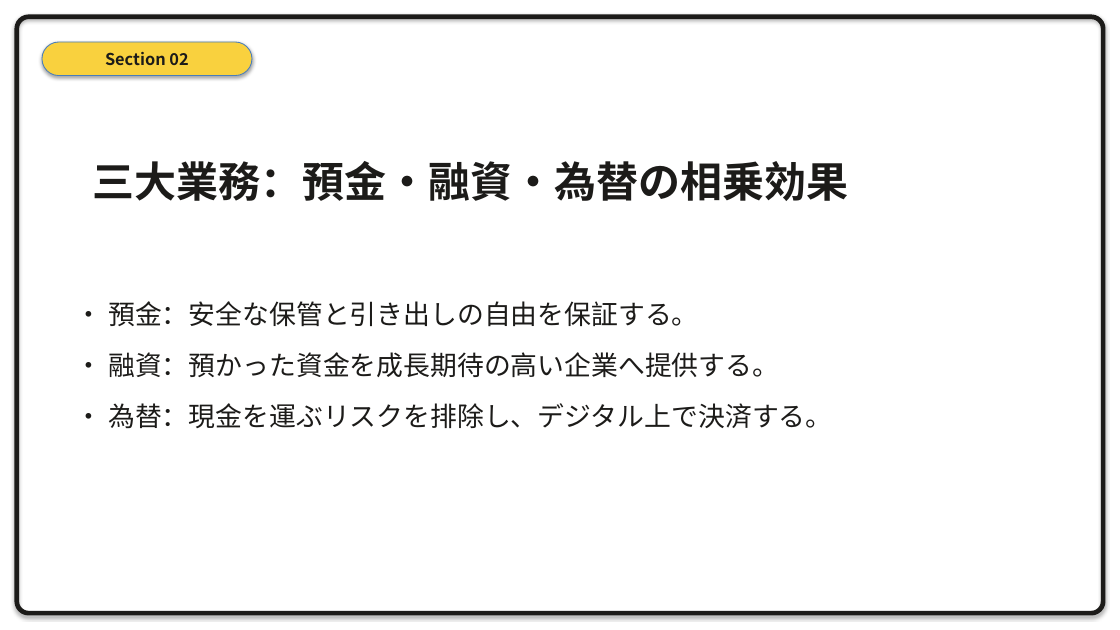
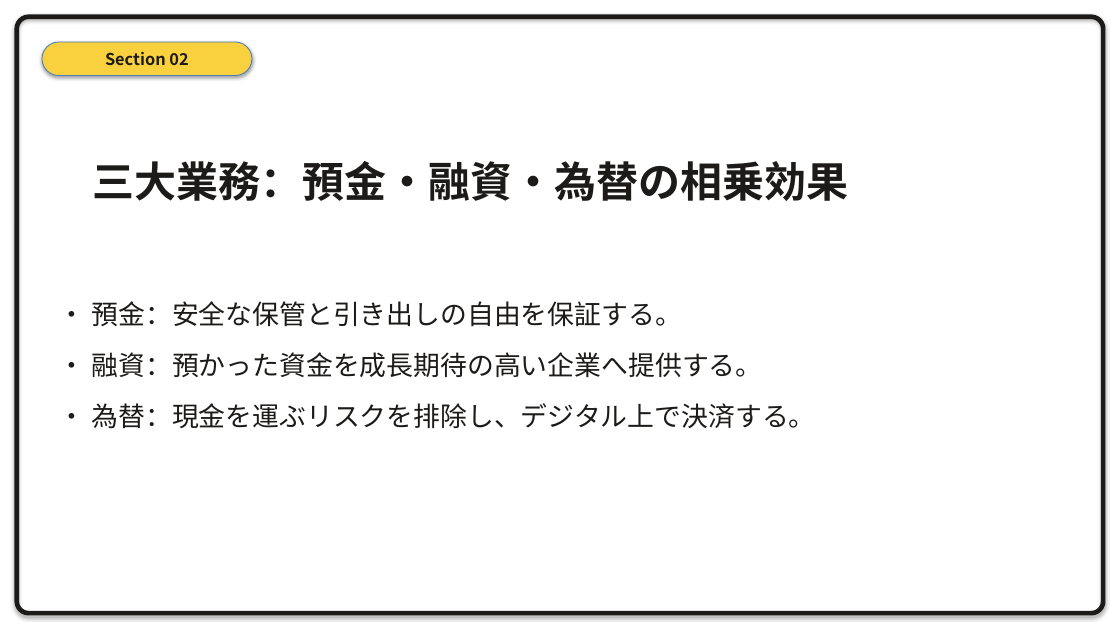
Before and after one commit to xilicrysta/bank-pptx, a slide deck: slide 7 of design-strategy/bank_strategy_presentation.pptx. Drawn at 1120x630 pixels with LibreOffice and Linux fonts; fonts in the diff are those of the drawing. Boxes give left, top, right and bottom in pixels: in the first picture for what was removed or moved away, otherwise in the second. Text is boxed around its words. In the diff, an @@ line names an element or a change of style, - is before the commit and + after.

```diff
--- a/design-strategy/bank_strategy_presentation.pptx
+++ b/design-strategy/bank_strategy_presentation.pptx
@@ text "• 預金：安全な保管と引き出しの自由を保証する。": place and size @@
-text "• 預金：安全な保管と引き出しの自由を保証する。" at box(108, 301, 832, 428)
+text "• 預金：安全な保管と引き出しの自由を保証する。" at box(91, 301, 815, 428)
```
Also in this commit, not shown: 13 other slides changed, 1 other file.
